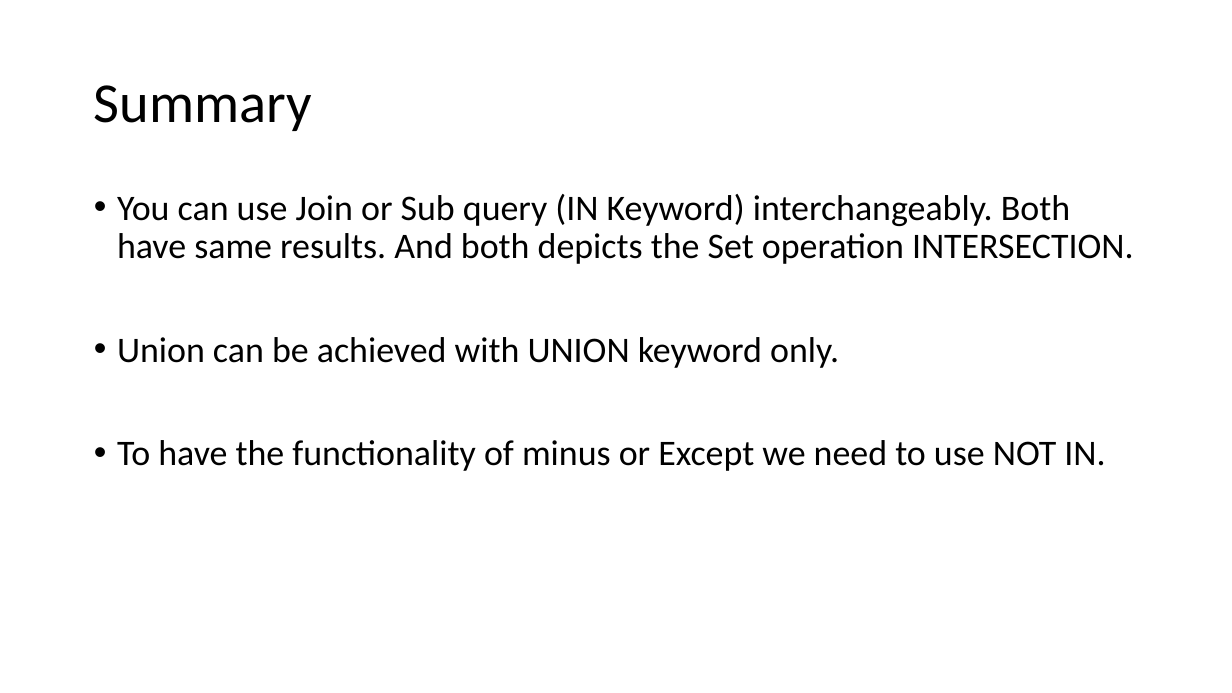
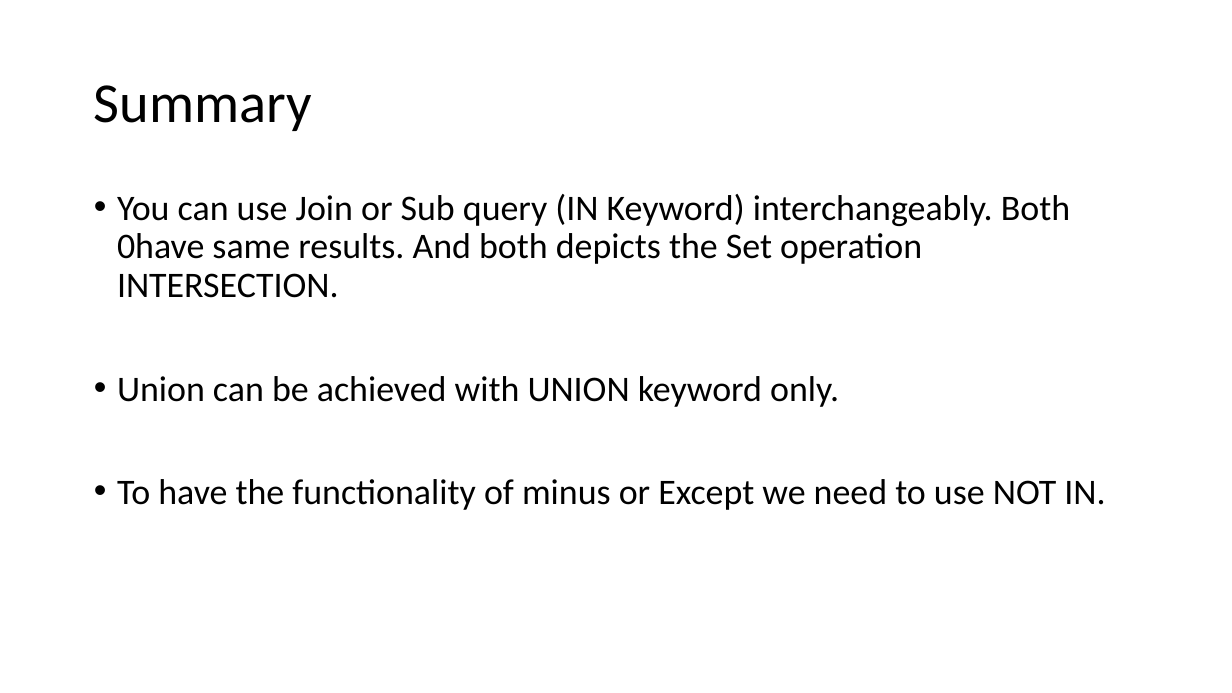
Before and after one commit to Saad-Dar04/Semester-4, a slide deck: slide 12 of Databasae management system/theory/course material/after mid files/IN Any All.pptx. Drawn at 1232x693 pixels with LibreOffice and Linux fonts; fonts in the diff are those of the drawing. Boxes give left, top, right and bottom in pixels: in the first picture for what was removed or moved away, otherwise in the second. Text is boxed around its words. In the diff, an @@ line names an element or a change of style, - is before the commit and + after.

```diff
--- a/Databasae management system/theory/course material/after mid files/IN Any All.pptx
+++ b/Databasae management system/theory/course material/after mid files/IN Any All.pptx
@@ text at (x1=117, y1=194, x2=1070, y2=298): text changed @@
-• You can use Join or Sub query (IN Keyword) interchangeably. Both have same results. And both depicts the Set operation INTERSECTION.
+• You can use Join or Sub query (IN Keyword) interchangeably. Both 0have same results. And both depicts the Set operation INTERSECTION.
```
Also in this commit, not shown: 2 other slides changed, 10 other files.
